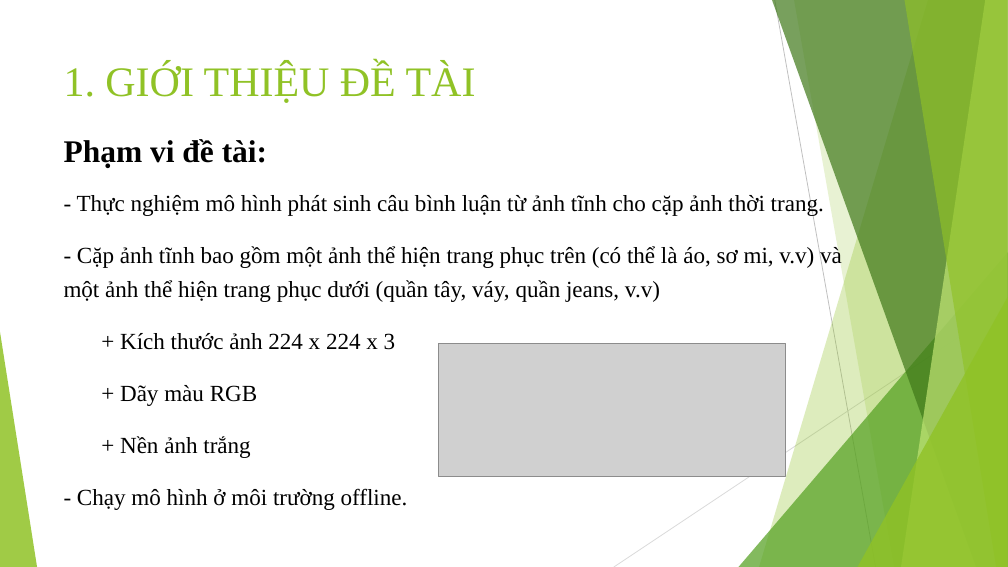
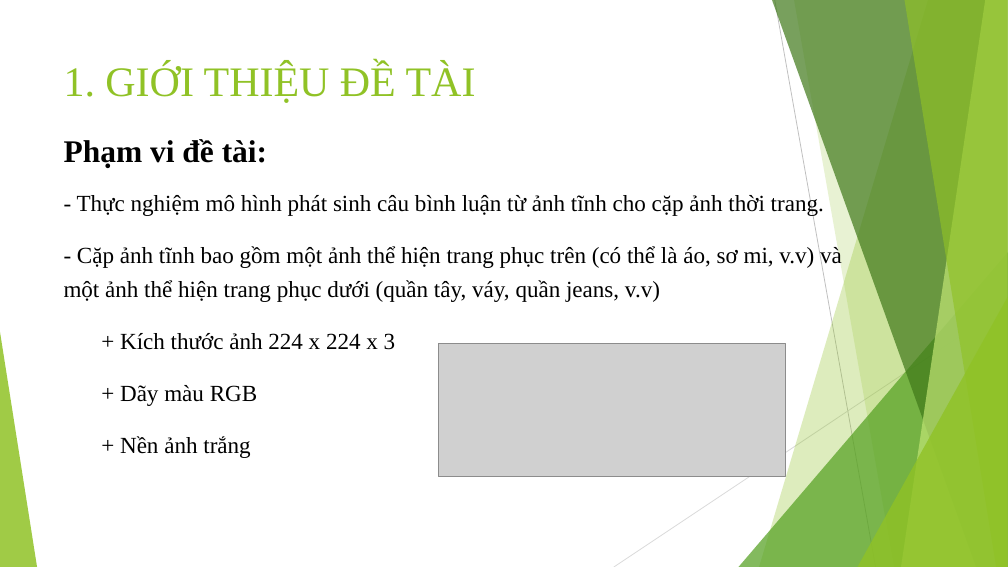
Before and after one commit to trungpham2701/KLTN-CommentGenerationForOutfit, a slide deck: slide 5 of BaoCaoKLTN.pptx. Drawn at 1008x567 pixels with LibreOffice and Linux fonts; fonts in the diff are those of the drawing; grey boxes stand for pictures. Boxes give left, top, right and bottom in pixels: in the first picture for what was removed or moved away, otherwise in the second. Text is boxed around its words. In the diff, an @@ line names an element or a change of style, - is before the commit and + after.

```diff
--- a/BaoCaoKLTN.pptx
+++ b/BaoCaoKLTN.pptx
@@ text at box(77, 488, 408, 510): paragraph removed @@
-  - Chạy mô hình ở môi trường offline.
```
Also in this commit, not shown: 3 other slides changed, 1 slide added.
